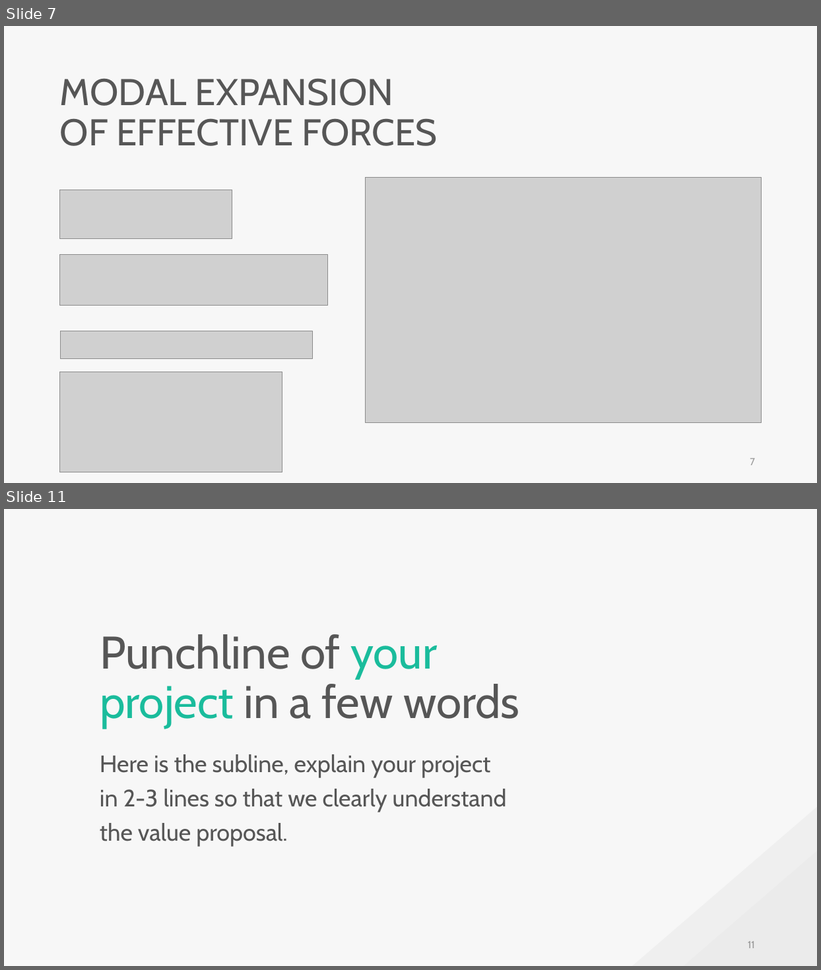
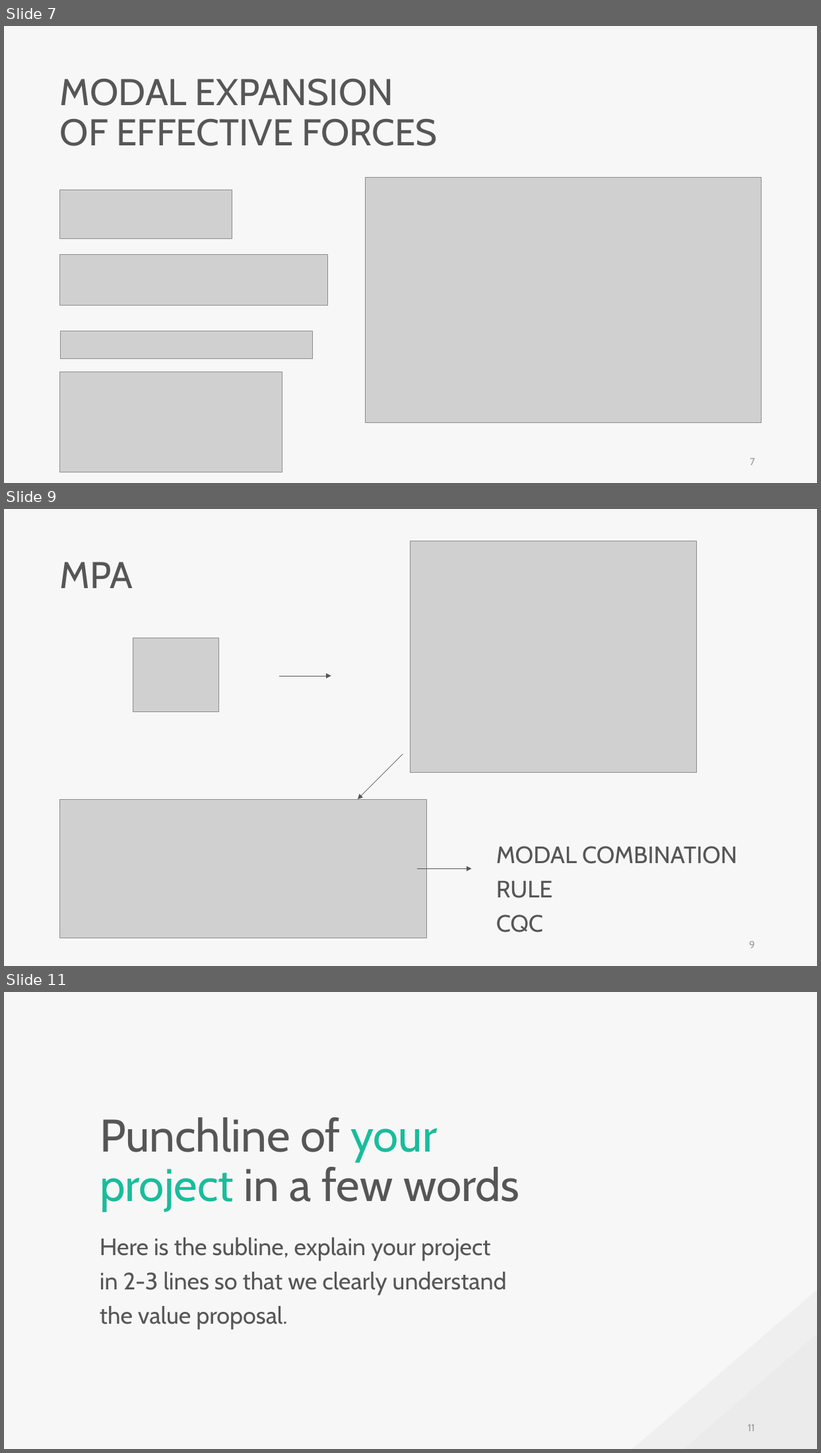
Before and after one commit to skyran1278/VbaProject, a slide deck: 20180126_SmartCut/20181025_Meeting/20181025 Meeting.pptx. Shown one above the other, each under a label of ours: slides 7 and 11 before the commit, slides 7, 9 and 11 after it; the slides between them are not shown. The pictures are 821x970 and 821x1453 pixels, drawn with LibreOffice and Linux fonts; fonts in the diff are those of the drawing; grey boxes stand for pictures. Boxes give left, top, right and bottom in pixels: in the first picture for what was removed or moved away, otherwise in the second. Text is boxed around its words. In the diff, an @@ line names an element or a change of style, - is before the commit and + after.

```diff
--- a/20180126_SmartCut/20181025_Meeting/20181025 Meeting.pptx
+++ b/20180126_SmartCut/20181025_Meeting/20181025 Meeting.pptx
@@ slide 9 added at (x1=4, y1=509, x2=817, y2=966), background #F7F7F7 @@
@@ picture added at (x1=411, y1=541, x2=698, y2=773) @@
@@ text added at (x1=60, y1=562, x2=133, y2=588), 44 pt, text #565656 @@
+MPA
@@ picture added at (x1=133, y1=638, x2=219, y2=712) @@
@@ arrow added from (280, 676) to (331, 676), #565656 0.5 pt @@
@@ arrow added from (403, 755) to (358, 799), #565656 0.5 pt @@
@@ picture added at (x1=60, y1=799, x2=426, y2=939) @@
@@ text added at (x1=496, y1=846, x2=737, y2=933), 28 pt, text #565656 @@
+MODAL COMBINATION RULE
+CQC
@@ arrow added from (417, 869) to (472, 869), #565656 0.5 pt @@
@@ page number added at (x1=749, y1=941, x2=755, y2=949), 12 pt, text #9A9A9A @@
+9
```
Also in this commit, not shown: 2 other slides added, 3 slides removed.
